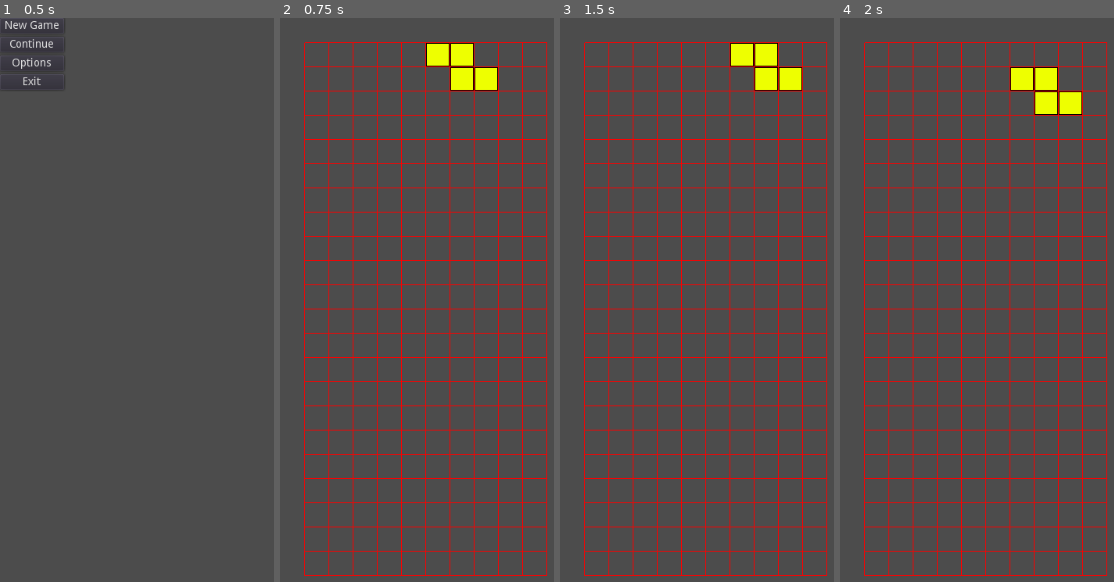
Above: before the commit, frames 1-4 (left to right).
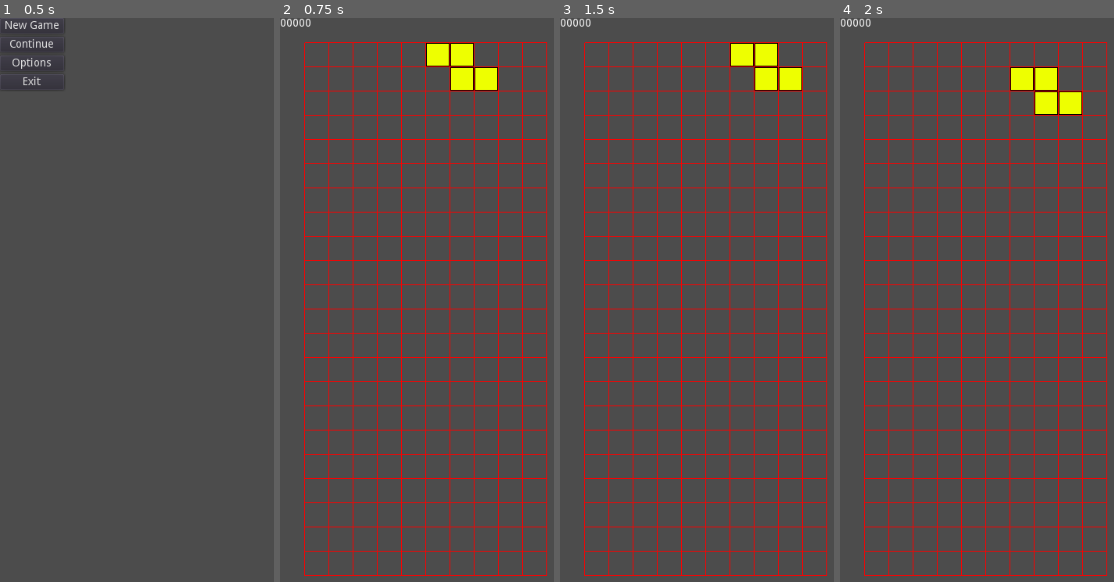
Above: after the commit, the same moments.

Repository: LaffertyDev/Shapes_Collider
Game: Godot game, scene res://main_menu/main_menu.tscn
Two runs of this game, one before a commit and one after it. Both use one fixed random seed, a clock stepped at 60 frames per second and the inputs below.
Inputs:
- Up to frame 1 (0.5 s): no input
- Up to frame 2 (0.75 s): click "New Game" at 0.5 s
- Up to frame 3 (1.5 s): tap Enter at 1.25 s; hold Right (ui_right) from 1.28 s (still down)
- Up to frame 4 (2 s): keep holding Right (ui_right)

Frame 1 is identical in both runs. In frame 2, 0.1% of the frame differs, in the area x 0-12%, y 0-2%; in frame 3, 0.1%; in frame 4, 0.1%.

Commit message:
Implement trivial scoring system

Diff:
--- /dev/null
+++ b/shapes_board/gui.gd
@@ -0,0 +1,9 @@
+extends Control
+
+# Called when the node enters the scene tree for the first time.
+func _ready():
+	pass # Replace with function body.
+
+func _on_Score_Update(new_score):
+	var format_str = "%05d";
+	$Score.text = format_str % new_score
--- /dev/null
+++ b/shapes_board/gui.tscn
@@ -0,0 +1,19 @@
+[gd_scene load_steps=2 format=2]
+
+[ext_resource path="res://shapes_board/gui.gd" type="Script" id=1]
+
+[node name="Control" type="Control"]
+anchor_right = 1.0
+anchor_bottom = 1.0
+script = ExtResource( 1 )
+__meta__ = {
+"_edit_use_anchors_": false
+}
+
+[node name="Score" type="Label" parent="."]
+margin_right = 40.0
+margin_bottom = 14.0
+text = "00000"
+__meta__ = {
+"_edit_use_anchors_": false
+}
--- a/shapes_board/shapes_board.gd
+++ b/shapes_board/shapes_board.gd
@@ -7,6 +7,10 @@
 var current_shape;
 
 var shapes_grid;
+
+var score = 0
+
+signal score_points(score)
 
 func _ready():
 	rng = RandomNumberGenerator.new()
@@ -51,12 +55,14 @@
 	return rng.randi_range(0, Enums.ShapeOptions.size() - 1)
 
 func clear_row():
+	var rows_cleared = 0
 	for y in range(GridDepth):
 		var row_needs_cleared = true
 		for x in range(GridWidth):
 			row_needs_cleared = row_needs_cleared && (shapes_grid[x][y] != null)
 
 		if row_needs_cleared:
+			rows_cleared += 1
 			for x in range(0, GridWidth):
 				# clear the row that needs cleared, deleting sprites
 				shapes_grid[x][y].hide()
@@ -68,6 +74,25 @@
 					shapes_grid[x][y_clear - 1] = null
 					if (shapes_grid[x][y_clear] != null):
 						shapes_grid[x][y_clear].set_position(Vector2((x * 31) + 15, (y_clear * 31) + 15))
+
+	register_score(rows_cleared)
+
+func register_score(rows_cleared):
+	if (rows_cleared == 0):
+		return
+
+	# https://tetris.wiki/Scoring
+	match rows_cleared:
+		1:
+			score += 40
+		2:
+			score += 100
+		3:
+			score += 300
+		4:
+			score += 1200
+
+	emit_signal('score_points', score)
 
 func can_spawn_shape(option):
 	var shape = load("res://shapes_board/Shape.tscn").instance()
--- a/shapes_board/shapes_board.tscn
+++ b/shapes_board/shapes_board.tscn
@@ -1,7 +1,8 @@
-[gd_scene load_steps=3 format=2]
+[gd_scene load_steps=4 format=2]
 
 [ext_resource path="res://shapes_board/shapes_board.gd" type="Script" id=1]
 [ext_resource path="res://shapes_board/grid.tscn" type="PackedScene" id=2]
+[ext_resource path="res://shapes_board/gui.tscn" type="PackedScene" id=3]
 
 [node name="Node2D" type="Node2D"]
 script = ExtResource( 1 )
@@ -13,4 +14,7 @@
 position = Vector2( 32, 32 )
 
 [node name="Background_Grid" parent="Grid" instance=ExtResource( 2 )]
+
+[node name="Control" parent="." instance=ExtResource( 3 )]
+[connection signal="score_points" from="." to="Control" method="_on_Score_Update"]
 [connection signal="timeout" from="ShapeTimer" to="." method="_on_ShapeTimer_timeout"]
